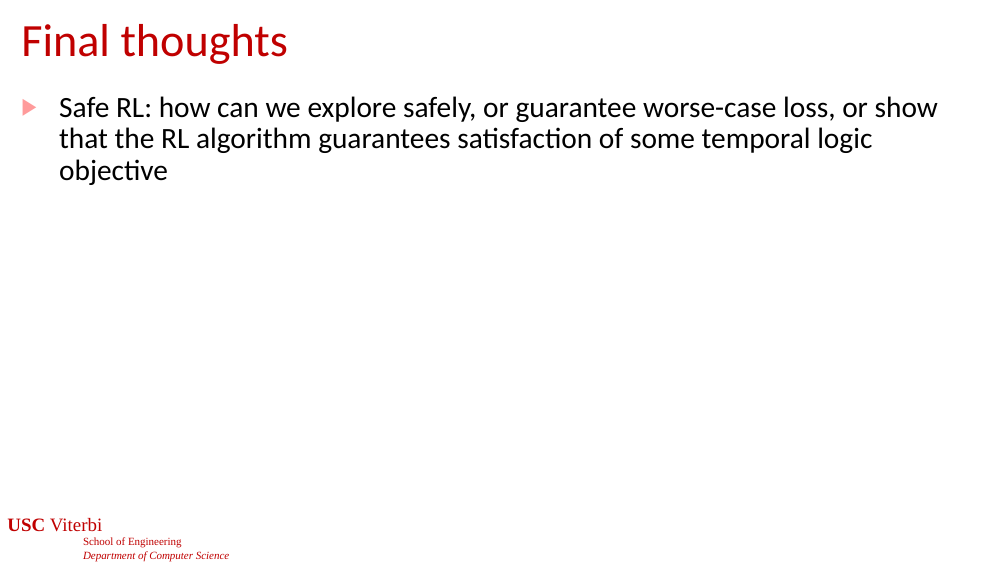
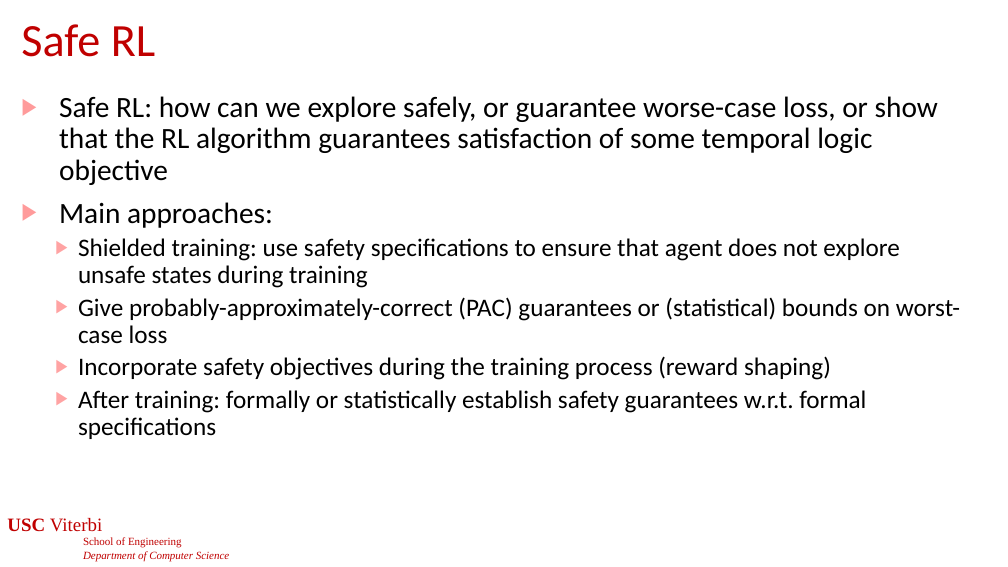
Before and after one commit to jdeshmukh/jdeshmukh.github.io, a slide deck: slide 54 of teaching/cs513slides/lecture12-RLDeepRL.pptx (slide 64 before the commit). Drawn at 1008x567 pixels with LibreOffice and Linux fonts; fonts in the diff are those of the drawing; background and template pictures are left out. Boxes give left, top, right and bottom in pixels: in the first picture for what was removed or moved away, otherwise in the second. Text is boxed around its words. In the diff, an @@ line names an element or a change of style, - is before the commit and + after.

```diff
--- a/teaching/cs513slides/lecture12-RLDeepRL.pptx
+++ b/teaching/cs513slides/lecture12-RLDeepRL.pptx
@@ title at bbox=[21, 24, 155, 57]: text changed @@
-Final thoughts
+Safe RL
@@ text at bbox=[59, 202, 960, 439]: paragraphs added @@
+▶ Main approaches:
+  ▶ Shielded training: use safety specifications to ensure that agent does not explore unsafe states during training
+  ▶ Give probably-approximately-correct (PAC) guarantees or (statistical) bounds on worst-case loss
+  ▶ Incorporate safety objectives during the training process (reward shaping)
+  ▶ After training: formally or statistically establish safety guarantees w.r.t. formal specifications
```
Also in this commit, not shown: 4 other slides changed, 10 slides removed, 3 other files.
